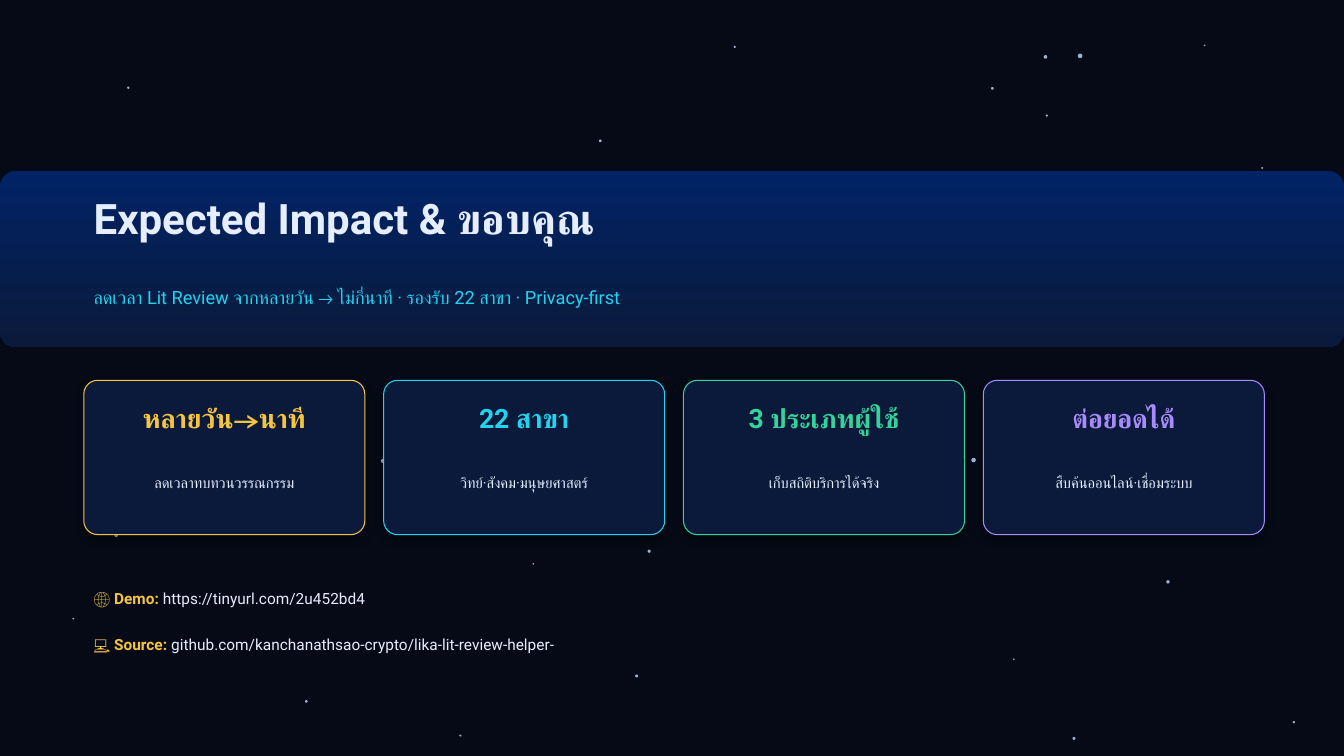
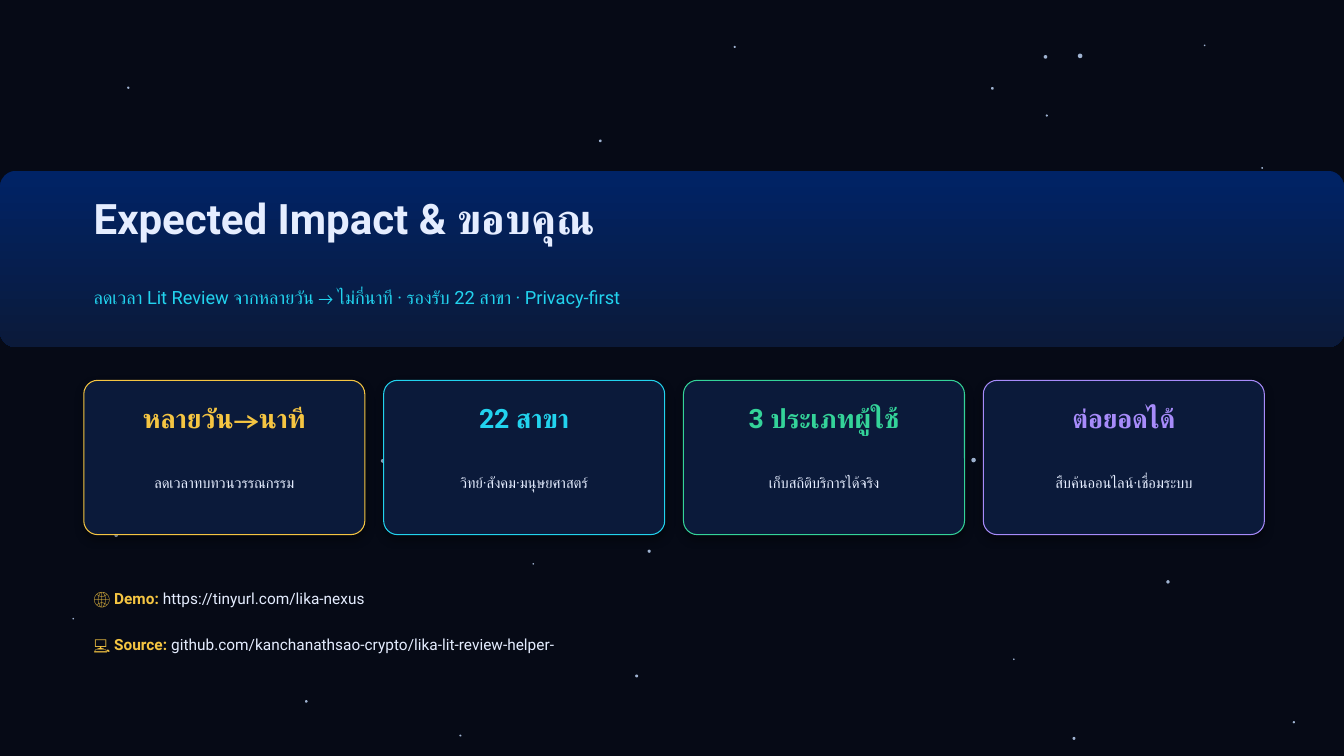
Before and after one commit to kanchanathsao-crypto/lika-lit-review-helper-, a slide deck: slide 10 of LIKA_Pitch_Deck.pptx. Drawn at 1344x756 pixels with LibreOffice and Linux fonts; fonts in the diff are those of the drawing. Boxes give left, top, right and bottom in pixels: in the first picture for what was removed or moved away, otherwise in the second. Text is boxed around its words. In the diff, an @@ line names an element or a change of style, - is before the commit and + after.

Commit message:
Update short link to tinyurl.com/lika-nexus across README, decks, and demo script

```diff
--- a/LIKA_Pitch_Deck.pptx
+++ b/LIKA_Pitch_Deck.pptx
@@ text at bbox=[114, 592, 365, 608]: text changed @@
-🌐 Demo: https://tinyurl.com/2u452bd4
+🌐 Demo: https://tinyurl.com/lika-nexus
```
Also in this commit, not shown: 2 other slides changed, 5 other files.
